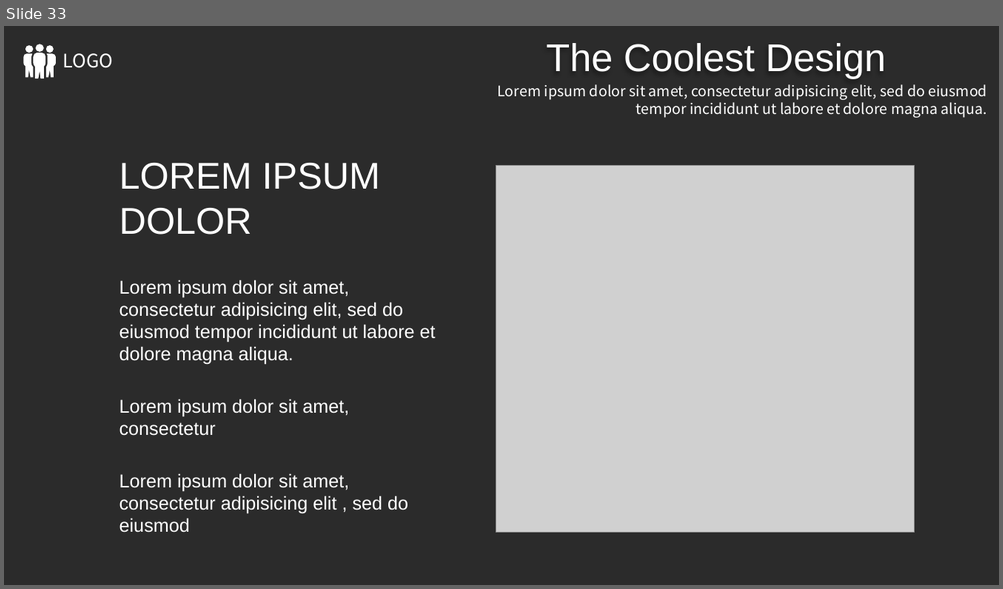
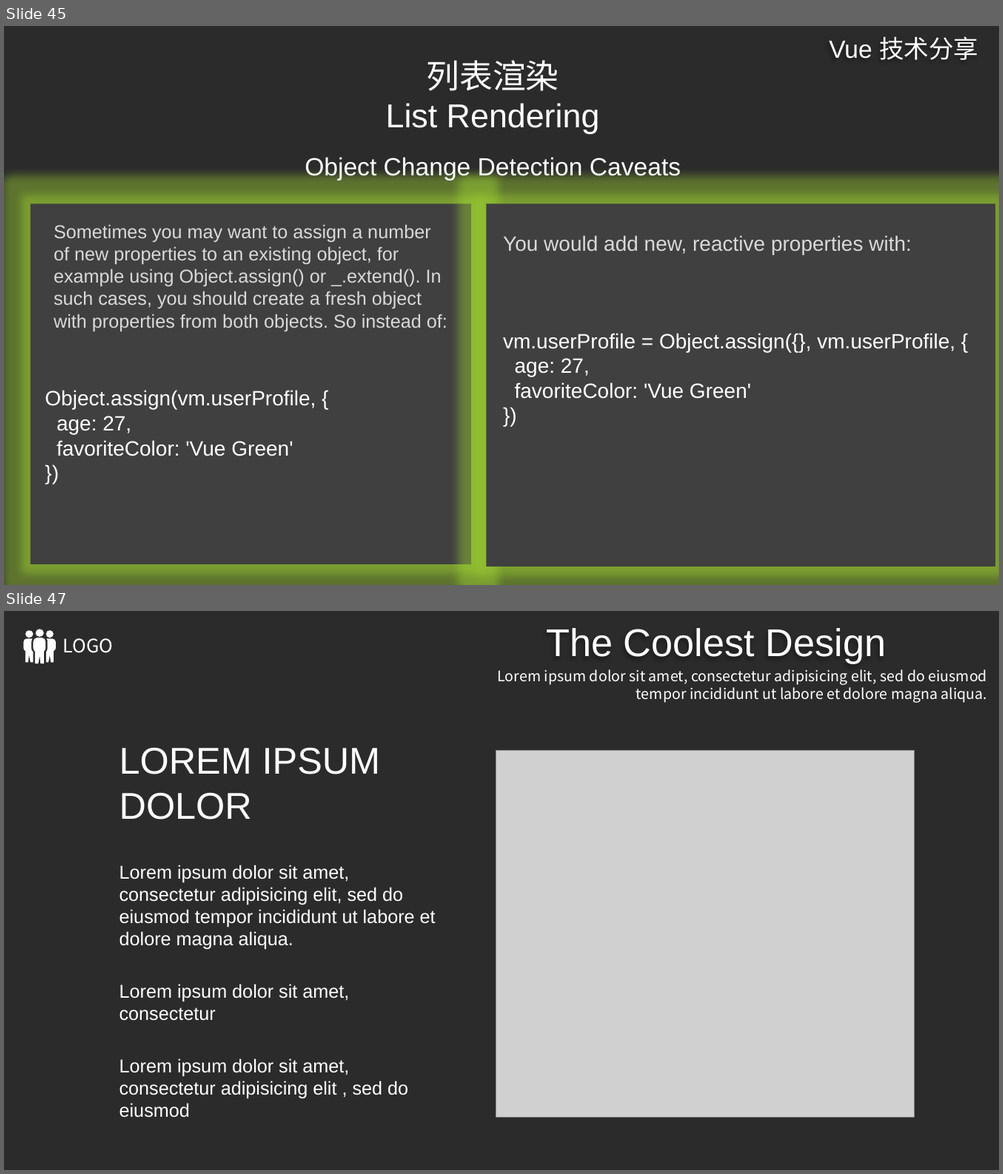
Before and after one commit to ldjdd/traing-library, a slide deck: vue/演示文稿.pptx. Shown one above the other, each under a label of ours: slide 33 before the commit, slides 45 and 47 after it; the slides between them are not shown. The pictures are 1003x589 and 1003x1174 pixels, drawn with LibreOffice and Linux fonts; fonts in the diff are those of the drawing; grey boxes stand for pictures; background and template pictures are left out; a plain dark background stands for a picture behind light text. Boxes give left, top, right and bottom in pixels: in the first picture for what was removed or moved away, otherwise in the second. Text is boxed around its words. In the diff, an @@ line names an element or a change of style, - is before the commit and + after.

```diff
--- a/vue/演示文稿.pptx
+++ b/vue/演示文稿.pptx
@@ slide 45 added at box(4, 26, 999, 585), background picture (left out) @@
@@ text added at box(828, 36, 978, 60), 24 pt, text #FFFFFF @@
+Vue 技术分享
@@ title added at box(386, 60, 600, 134), 32 pt, text #FFFFFF @@
+列表渲染
+List Rendering
@@ text added at box(304, 157, 680, 181), 24 pt, text #FFFFFF @@
+Object Change Detection Caveats
@@ rectangle added at box(30, 204, 470, 565), fill #404040 @@
@@ text added at box(54, 225, 447, 332), 18 pt, text #D9D9D9 @@
+Sometimes you may want to assign a number of new properties to an existing object, for example using Object.assign() or _.extend(). In such cases, you should create a fresh object with properties from both objects. So instead of:
@@ rectangle added at box(486, 204, 995, 567), fill #404040 @@
@@ text added at box(503, 235, 911, 255), 20 pt, text #D9D9D9 @@
+You would add new, reactive properties with:
@@ text added at box(503, 333, 955, 399), 20 pt, text #FFFFFF @@
+vm.userProfile = Object.assign({}, vm.userProfile, {
+age: 27,
+favoriteColor: 'Vue Green'
+})
@@ text added at box(45, 390, 316, 457), 20 pt, text #FFFFFF @@
+Object.assign(vm.userProfile, {
+age: 27,
+favoriteColor: 'Vue Green'
+})
@@ what was slide 33 is now slide 47 @@
```
Also in this commit, not shown: 1 slide changed, 14 other slides added, 1 slide removed.
